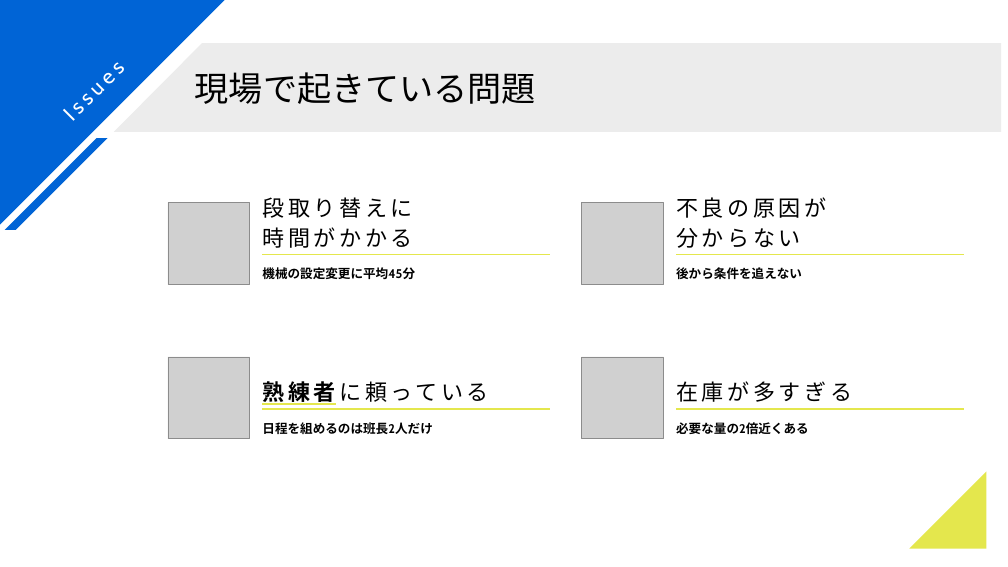
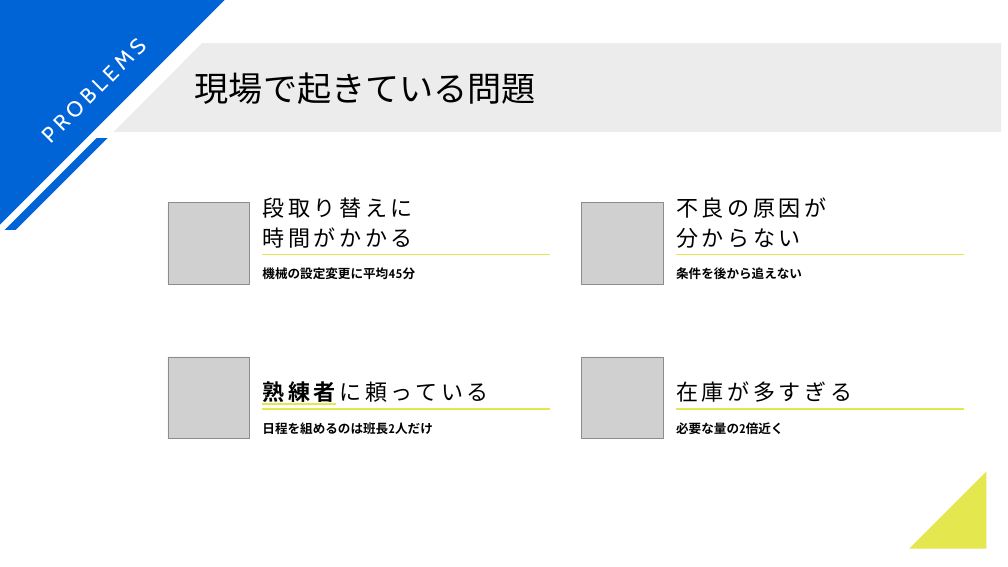
Before and after one commit to IKEMENLTD/slide-template-engine, a slide deck: slide 5 of out/phase5/final-20-pages/deck.pptx. Drawn at 1008x567 pixels with LibreOffice and Linux fonts; fonts in the diff are those of the drawing; grey boxes stand for pictures. Boxes give left, top, right and bottom in pixels: in the first picture for what was removed or moved away, otherwise in the second. Text is boxed around its words. In the diff, an @@ line names an element or a change of style, - is before the commit and + after.

```diff
--- a/out/phase5/final-20-pages/deck.pptx
+++ b/out/phase5/final-20-pages/deck.pptx
@@ text at [0, 0, 191, 188]: text changed @@
-Issues
+PROBLEMS
@@ text at [676, 267, 802, 279]: text changed @@
-後から条件を追えない
+条件を後から追えない
@@ text at [676, 422, 783, 434]: text changed @@
-必要な量の2倍近くある
+必要な量の2倍近く
```
Also in this commit, not shown: 11 other slides changed, 3 slides added, 3 slides removed, 31 other files.
